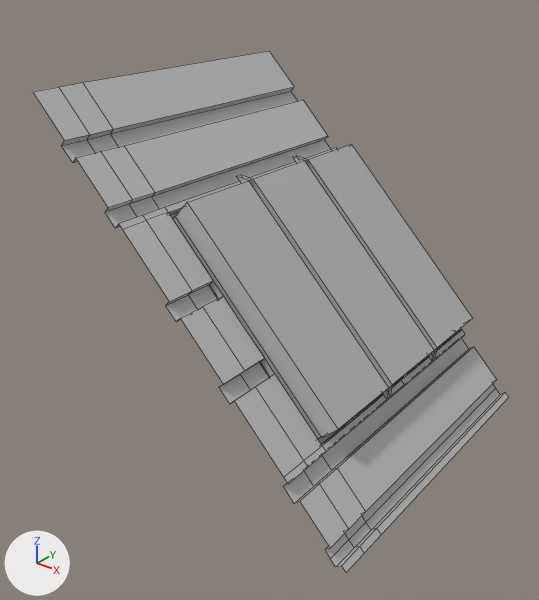
Renders of the FBX model Models/Takfönster/takfonster_3.fbx from each side of a commit.
Camera for both pictures: a 50 mm lens placed at (1.41, -3.42, 2.82), pointed at (-1.12, -0.26, 0.85). Arrows for +X, +Y and +Z are at lower left; the lights stay in place. Mesh edges are drawn as thin lines. Where no turn or scale is listed for an object, it has been applied to the vertices.

Before the edit, the objects in view are built like this:
```python
me_mesh = bpy.data.meshes.new('Mesh')
me_mesh.from_pydata(...)  # 153 vertices, 101 faces; spans x -2.09..0.0, y 0.0..2.0, z 0.0..2.09
# faces by material slot: [98, 3]
me_mesh.materials.append(mat_lambert6)  # grey #bcbcbc
me_mesh.materials.append(mat_lambert7)  # grey #b4b4b4
ob_polysurface12 = bpy.data.objects.new('polySurface12', me_mesh)
ob_polysurface12.location = (0.0, -1.053, 0.0)
```
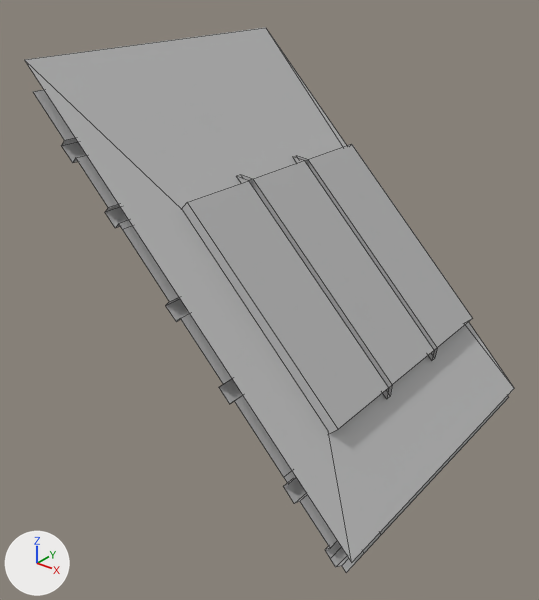
Where the newer file only moved an object's origin or applied its transform, the numbers keep the older frame.

Edits to the scene script, one JSON object a line:
```json
{"block": "me_mesh", "where": "me_mesh.from_pydata(...)  # 153 vertices, 101 faces; spans x -2.09..0.0, y 0.0..2.0, z 0.0..2.09"}
{"block": "me_mesh", "where": "# used by ob_polysurface12; location = (0.0, -1.053, 0.0)"}
{"block": "me_mesh", "where": "# verts and faces of me_mesh; kept vertices keep their numbers, new ones are numbered from 153"}
{"block": "me_mesh", "change": "me_mesh part 1"}
{"op": "add", "block": "me_mesh", "code": "verts[153] = (-2.14, 0.01, 2.24)  # pixel (24, 59)"}
{"op": "add", "block": "me_mesh", "code": "verts[154] = (0.02, 0.01, 0.07)  # pixel (351, 562)"}
{"op": "add", "block": "me_mesh", "code": "verts[155] = (-2.14, 2.02, 2.24)  # pixel (265, 27)"}
{"op": "add", "block": "me_mesh", "code": "verts[156] = (0.02, 2.02, 0.07)  # pixel (514, 388)"}
{"op": "add", "block": "me_mesh", "code": "verts[157] = (-1.38, 1.97, 1.48)"}
{"op": "add", "block": "me_mesh", "code": "verts[158] = (-1.38, 0.36, 1.48)  # pixel (182, 209)"}
{"op": "add", "block": "me_mesh", "code": "verts[159] = (-0.38, 0.36, 0.47)  # pixel (328, 431)"}
{"op": "add", "block": "me_mesh", "code": "verts[160] = (-0.38, 1.97, 0.47)"}
{"op": "add", "block": "me_mesh", "code": "faces += [(153, 158, 157, 155), (153, 154, 159, 158), (154, 156, 160, 159), (155, 157, 160, 156)]  # mat_lambert6 (grey #bcbcbc)"}
```

What differs and where, as boxes (x1, y1, x2, y2) in the pictures (539 x 600 px):
```json
{"object": "polySurface12", "change": "reshaped", "before": [33, 51, 509, 573], "after": [25, 27, 514, 573]}
{"part": 1, "of": "me_mesh", "change": "added", "after": [25, 27, 514, 562]}
```
